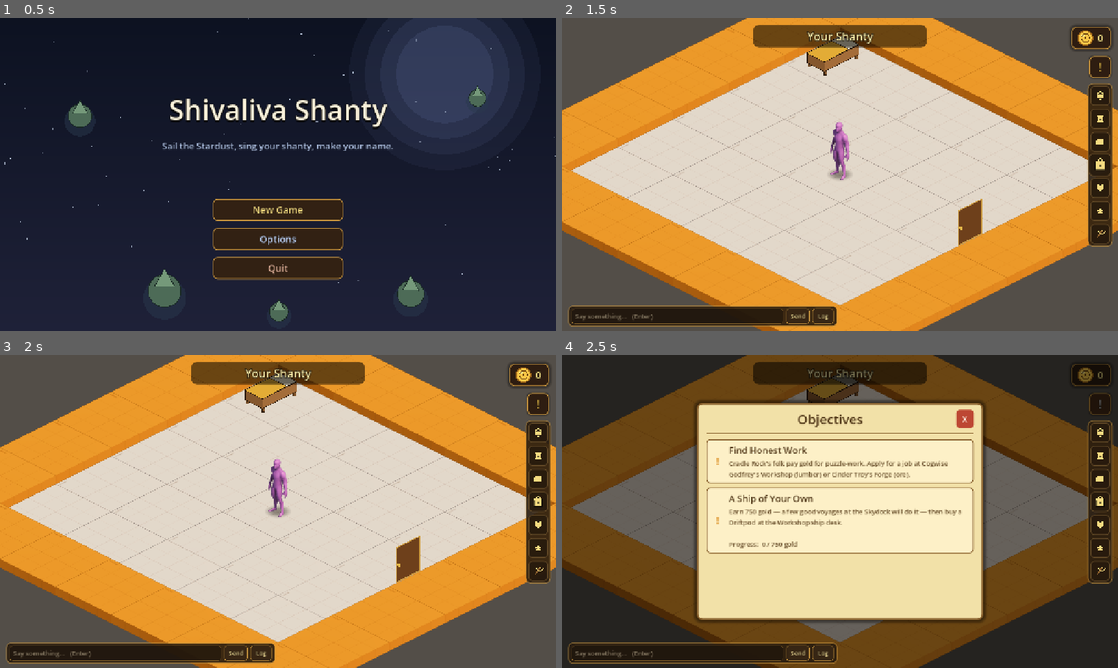
Above: before the commit, frames 1-4 (two rows, left to right).
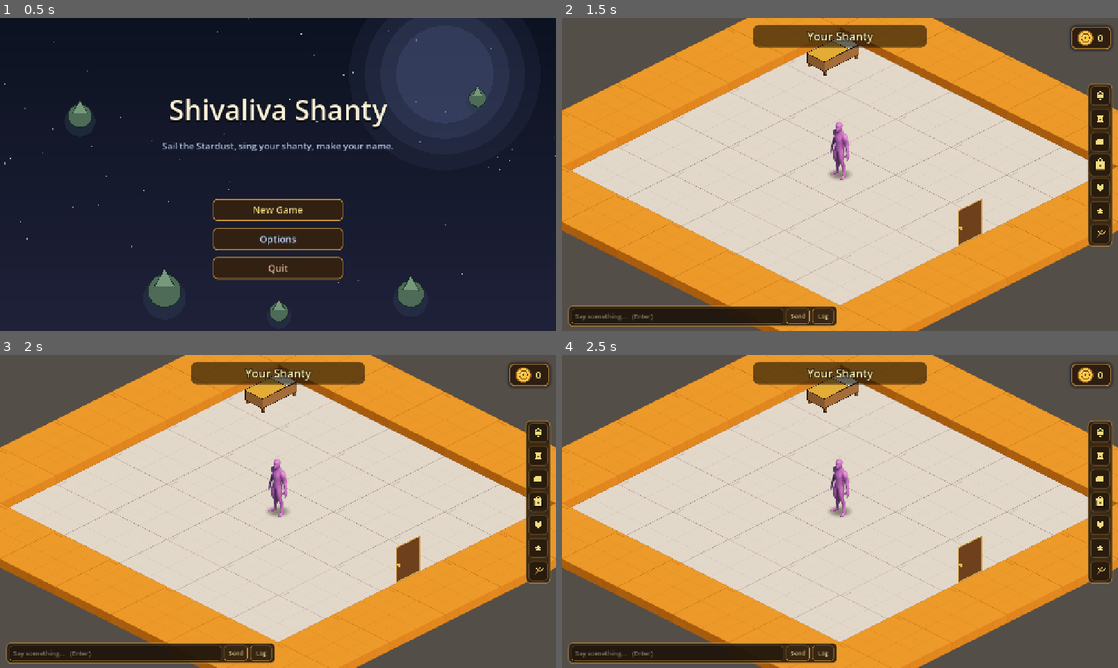
Above: after the commit, the same moments.

Repository: TairoyZone/shivaliva-shanty
Game: Godot game, scene res://main.tscn
Same seed, same stepped clock (60 frames per second), same inputs: the game is played once before the commit and once after it.
Inputs (mouse positions are in pixels of both pictures, inside the frame that each line leads up to):
- Up to frame 1 (0.5 s): no input
- Up to frame 2 (1.5 s): click "New Game" at 0.5 s; click "Let's get to it" at 1.25 s
- Up to frame 3 (2 s): no input
- Up to frame 4 (2.5 s): click (1101, 405) at 2 s, where only the run before the commit has a clickable "!"

Frame 1 is identical in both runs. In frame 2, 0.3% of the frame differs, in the area x 94-99%, y 12-20%; in frame 3, 0.3%; in frame 4, 93%, in the area x 0-100%, y 0-100%.

Commit message:
refactor(ui): retire the '!' journal popup — Objectives live only in the Sunshine Widget tab
Per Troy. Deleted the JournalButton + JournalPanel (node, scene, script, the objective_style stylebox) and
all HUD wiring (_refresh_journal, _toggle_journal, the badge tween, the open-guards, the dead _menu_btn_style).
J now opens the panel's Objectives tab. The HUD is just the purse now. Updated CLAUDE.md (HUD + new UserPanel
entry) + the PlayerState quest doc-comment. Verified: headless scan loads the HUD + every scene, no journal refs.

Co-Authored-By: Claude Opus 4.8 (1M context) <noreply@anthropic.com>

Diff:
--- a/autoloads/player_state.gd
+++ b/autoloads/player_state.gd
@@ -1036,7 +1036,7 @@
 
 ## The player's quest log, as an ordered Array of {title, detail, done}.
 ## Derived purely from progress flags (no stored quest state), so quests
-## tick themselves done. Drives the [JournalPanel]. Add entries here as the
+## tick themselves done. Drives the user panel's Objectives tab. Add entries here as the
 ## game grows; keep the first-ship line as the spine for now.
 func current_quests() -> Array:
 
--- a/interface/hud.gd
+++ b/interface/hud.gd
@@ -41,8 +41,6 @@
 
 @onready var _purse : PanelContainer = %Purse
 @onready var _coin_label : Label = %CoinLabel
-@onready var _journal_button : Button = %JournalButton
-@onready var _journal_panel : JournalPanel = %JournalPanel
 
 ## What's currently rendered in the label — may lag behind
 ## [member PlayerState.total_coins] mid-tween. Tweens animate
@@ -51,7 +49,6 @@
 var _count_tween : Tween
 var _bounce_tween : Tween
 var _shake_tween : Tween
-var _journal_modulate_tween : Tween   # tweens the "!" badge bright/dim so the state change shows, never pops
 ## Most-recent total received from [signal PlayerState.coins_changed]
 ## while this HUD was hidden (i.e. inside a puzzle scene). -1 means
 ## "no deferred change." Flushed by [method flush_pending_change] when
@@ -82,21 +79,8 @@
 	# The bag BUMPS when the inventory changes (you picked up wood/ore). If that happened while hidden
 	# (inside a puzzle), replay it on return so the gain isn't silent (see flush_pending_wood_change).
 	PlayerState.inventory_changed.connect(_on_inventory_changed)
-	# Journal button — wire the click and keep its "!" badge in sync with
-	# whether any quest is still open (recompute on every input to a goal).
-	_journal_button.pressed.connect(_toggle_journal)
-	# Give the journal button the same 3-state brass styling as the quick-menu column below it — the .tscn
-	# assigned ONE inert style to normal/hover/pressed, so it gave no hover/press affordance. Unifies the
-	# right-side column (keeps the bold "!" font from the .tscn).
-	for i in 3:
-		_journal_button.add_theme_stylebox_override(["normal", "hover", "pressed"][i], _menu_btn_style(i))
-	PlayerState.objective_changed.connect(_refresh_journal)
-	PlayerState.coins_changed.connect(_refresh_journal)
-	PlayerState.ships_changed.connect(_refresh_journal)
-	PlayerState.lumber_stock_changed.connect(_refresh_journal)
-	_refresh_journal()
-	# (The old right-side quick-menu was removed 2026-06-07 — its functions live in the user panel's LEFT tab
-	# rail now: Tutorial / Backpack / Hearts / Profile + a Jobs launcher. See InventoryPanel.)
+	# (The old right-side quick-menu + the "!" journal popup were retired — their functions live in the user
+	# panel's tab rail now: Ayo! · Objectives · Tutorials · Backpack · Hearts · Profile + a Jobs launcher.)
 	# Self-heal: if coins changed while hidden (inside a puzzle), replay
 	# the purse animation the moment the HUD becomes visible again —
 	# rather than depending on a caller remembering to flush. (Audit
@@ -113,41 +97,6 @@
 	_purse.pivot_offset = _purse.size * 0.5
 
 
-# Keep the journal button's "!" badge bright when a quest is still open,
-# dim when everything's done. If the journal is open, refresh its list in
-# place so live gold/lumber progress updates as the player reads.
-# Connected to coins_changed / lumber_stock_changed (which pass an int) —
-# Godot lets a zero-arg callable bind to a signal with extra args.
-func _refresh_journal(_unused = null) -> void:
-
-	if is_instance_valid(_journal_button):
-		# TWEEN the bright/dim so the badge lighting up (new objective) / dimming (all done) SHOWS as a
-		# transition, never an instant pop (animate-everything). Only re-tween when the target changes, since
-		# this fires on every gold/lumber tick.
-		var target : Color = (Color(1, 1, 1, 1) if PlayerState.has_active_quests()
-			else Color(0.72, 0.72, 0.72, 0.8))
-		if not _journal_button.modulate.is_equal_approx(target):
-			if _journal_modulate_tween != null and _journal_modulate_tween.is_valid():
-				_journal_modulate_tween.kill()
-			_journal_modulate_tween = create_tween()
-			_journal_modulate_tween.tween_property(_journal_button, "modulate", target, 0.25) \
-				.set_trans(Tween.TRANS_QUAD).set_ease(Tween.EASE_OUT)
-	if is_instance_valid(_journal_panel):
-		_journal_panel.refresh_if_open()
-
-
-# Open / close the Journal. Won't stack over the open backpack, and is
-# disabled while the HUD is hidden (inside a puzzle).
-func _toggle_journal() -> void:
-
-	ChatBox.drop_focus()   # a mouse click on a HUD button leaves the chat bar (no stuck focus / world-freeze)
-	if not visible:
-		return
-	if UserPanel.is_open():
-		return
-	_journal_panel.toggle()
-
-
 # R opens the backpack straight to its Hearts tab — the Stardew-style
 # social-page shortcut. Same path the Hearts menu button uses.
 func _open_hearts() -> void:
@@ -165,36 +114,12 @@
 		return
 	if Overlay.is_active and not UserPanel.is_open():
 		return
-	if _journal_panel.is_open():
-		return
 	if UserPanel.is_open() and UserPanel.current_tab() == tab:
 		UserPanel.close()
 	else:
 		UserPanel.open(tab)
 
 
-# The journal "!" button reuses this brass style (the right-side quick-menu that also used it was removed
-# 2026-06-07 — its icons moved to the user panel's left tab rail).
-# state: 0 = normal, 1 = hover, 2 = pressed.
-func _menu_btn_style(state: int) -> StyleBoxFlat:
-
-	var s : StyleBoxFlat = StyleBoxFlat.new()
-	var bg : Color = Color(0.18, 0.11, 0.06, 0.94)
-	if state == 1:
-		bg = Color(0.27, 0.17, 0.09, 0.97)
-	elif state == 2:
-		bg = Color(0.13, 0.08, 0.04, 0.97)
-	s.bg_color = bg
-	s.border_color = Palette.BRASS_FRAME   # the ONE brass source of truth (was a hand-typed duplicate)
-	s.set_border_width_all(2)
-	s.set_corner_radius_all(10)
-	s.content_margin_left = 14
-	s.content_margin_right = 14
-	s.content_margin_top = 6
-	s.content_margin_bottom = 6
-	s.shadow_color = Color(0, 0, 0, 0.35)
-	s.shadow_size = 4
-	return s
 
 
 # --- Inventory open/close --------------------------------------------
@@ -248,7 +173,7 @@
 		_on_escape()          # ESC: close whatever's open, else open the pause menu (Troy 2026-06-07)
 		get_viewport().set_input_as_handled()
 	elif event is InputEventKey and event.pressed and not event.echo and event.keycode == KEY_J:
-		_toggle_journal()
+		UserPanel.open("objectives")   # J → the Objectives tab (the "!" journal popup was retired)
 		get_viewport().set_input_as_handled()
 	elif event is InputEventKey and event.pressed and not event.echo and event.keycode == KEY_I:
 		_toggle_inventory()   # the backpack key the docs have always promised (alongside ESC)
@@ -263,16 +188,12 @@
 func _on_visibility_changed() -> void:
 
 	if not visible:
-		# Safety: never leave a panel open while the HUD is hidden (e.g. entering a puzzle) — it would
-		# reappear when the HUD shows again. Close the journal AND the backpack (mirrors each other).
-		if is_instance_valid(_journal_panel) and _journal_panel.is_open():
-			_journal_panel.close()
+		# Safety: never leave the panel open while the HUD is hidden (e.g. entering a puzzle).
 		if is_instance_valid(UserPanel) and UserPanel.is_open():
 			UserPanel.close()
 		return
 	flush_pending_change()
 	flush_pending_wood_change()
-	_refresh_journal()
 
 
 ## A trophy was just earned — pop the notification on the tree ROOT so it shows even while
--- a/interface/hud.tscn
+++ b/interface/hud.tscn
@@ -1,26 +1,7 @@
-[gd_scene load_steps=5 format=3]
+[gd_scene load_steps=3 format=3]
 
 [ext_resource type="Script" uid="uid://djhc3s32u44d8" path="res://interface/hud.gd" id="1_hud"]
 [ext_resource type="Script" uid="uid://cm75oixjnm765" path="res://interface/coin_icon.gd" id="2_coin"]
-[ext_resource type="PackedScene" path="res://interface/journal_panel/journal_panel.tscn" id="4_journal"]
-
-[sub_resource type="StyleBoxFlat" id="objective_style"]
-content_margin_left = 18.0
-content_margin_top = 6.0
-content_margin_right = 18.0
-content_margin_bottom = 6.0
-bg_color = Color(0.12, 0.09, 0.05, 0.9)
-border_width_left = 2
-border_width_top = 2
-border_width_right = 2
-border_width_bottom = 2
-border_color = Color(0.7, 0.55, 0.28, 0.95)
-corner_radius_top_left = 10
-corner_radius_top_right = 10
-corner_radius_bottom_right = 10
-corner_radius_bottom_left = 10
-shadow_color = Color(0, 0, 0, 0.4)
-shadow_size = 6
 
 [sub_resource type="StyleBoxFlat" id="purse_style"]
 content_margin_left = 14.0
@@ -82,27 +63,3 @@
 theme_override_font_sizes/font_size = 22
 text = "0"
 vertical_alignment = 1
-
-[node name="JournalButton" type="Button" parent="."]
-unique_name_in_owner = true
-anchor_left = 1.0
-anchor_right = 1.0
-offset_left = -66.0
-offset_top = 88.0
-offset_right = -16.0
-offset_bottom = 138.0
-grow_horizontal = 0
-focus_mode = 0
-tooltip_text = "Objectives (J) — your current goals"
-theme_override_styles/normal = SubResource("objective_style")
-theme_override_styles/hover = SubResource("objective_style")
-theme_override_styles/pressed = SubResource("objective_style")
-theme_override_colors/font_color = Color(0.96, 0.78, 0.3, 1)
-theme_override_colors/font_outline_color = Color(0, 0, 0, 0.85)
-theme_override_constants/outline_size = 4
-theme_override_font_sizes/font_size = 26
-text = "!"
-
-[node name="JournalPanel" parent="." instance=ExtResource("4_journal")]
-unique_name_in_owner = true
-visible = false
--- a/interface/journal_panel/journal_panel.gd
+++ /dev/null
@@ -1,292 +0,0 @@
-## The Journal — a Stardew-style quest log. Opened from the HUD journal
-## button (or the J key); lists the player's current quests (from
-## [method PlayerState.current_quests]) on a parchment panel, each with a
-## status marker + detail. Pauses the tree while open (so the player can't
-## wander off) and owns its own close input, mirroring the IntroOverlay /
-## HiringBoard modal pattern.
-##
-## Lives as a hidden child of the [HUD]; toggle() shows/hides it and
-## rebuilds the list from current progress each time it opens.
-class_name JournalPanel
-extends Control
-
-
-## Parchment palette (matches the HiringBoard poster).
-const COLOR_PARCHMENT : Color = Color(0.95, 0.88, 0.66, 1.0)
-const COLOR_CARD : Color = Color(0.99, 0.94, 0.78, 1.0)
-const COLOR_CARD_DONE : Color = Color(0.86, 0.82, 0.68, 1.0)
-const COLOR_INK : Color = Color(0.30, 0.20, 0.08, 1.0)
-const COLOR_INK_SOFT : Color = Color(0.42, 0.32, 0.18, 1.0)
-const COLOR_INK_DONE : Color = Color(0.52, 0.47, 0.36, 1.0)
-const COLOR_FRAME : Color = Color(0.52, 0.36, 0.16, 1.0)
-
-var _list : VBoxContainer
-var _panel : PanelContainer   # the centred parchment card — pop-in target on open
-var _open : bool = false
-
-
-func _ready() -> void:
-
-	# Cover the whole screen; eat clicks behind the panel; stay live while
-	# the tree is paused so the buttons + close input still work.
-	set_anchors_preset(Control.PRESET_FULL_RECT)
-	mouse_filter = Control.MOUSE_FILTER_STOP
-	process_mode = Node.PROCESS_MODE_ALWAYS
-	visible = false
-	_build_chrome()
-
-
-func is_open() -> bool:
-
-	return _open
-
-
-func toggle() -> void:
-
-	if _open:
-		close()
-	else:
-		open()
-
-
-func open() -> void:
-
-	if _open:
-		return
-	_rebuild_list()
-	visible = true
-	_open = true
-	get_tree().paused = true
-	# Appear with a soft fade + pop rather than a hard pop-in (animate-everything). This panel is
-	# PROCESS_MODE_ALWAYS, so the tweens run despite the pause this open triggers.
-	Juice.fade_in(self, 0.16)
-	if _panel != null:
-		Juice.pop_in(_panel, 0.28)
-
-
-func close() -> void:
-
-	if not _open:
-		return
-	visible = false
-	_open = false
-	get_tree().paused = false
-
-
-## Rebuild the list in place if the journal is currently open — lets the
-## HUD reflect live gold/lumber progress while the player reads it.
-func refresh_if_open() -> void:
-
-	if _open:
-		_rebuild_list()
-
-
-func _unhandled_input(event: InputEvent) -> void:
-
-	if not _open:
-		return
-	if event.is_action_pressed("ui_cancel") \
-			or (event is InputEventKey and event.pressed and not event.echo and event.keycode == KEY_J):
-		close()
-		get_viewport().set_input_as_handled()
-
-
-# --- UI construction -------------------------------------------------
-
-func _build_chrome() -> void:
-
-	# Dimmer behind the panel.
-	var dim : ColorRect = ColorRect.new()
-	dim.color = Color(0, 0, 0, 0.55)
-	dim.set_anchors_preset(Control.PRESET_FULL_RECT)
-	dim.mouse_filter = Control.MOUSE_FILTER_STOP
-	add_child(dim)
-
-	# Centered parchment panel.
-	var panel : PanelContainer = PanelContainer.new()
-	panel.add_theme_stylebox_override("panel", _parchment_style())
-	panel.anchor_left = 0.5
-	panel.anchor_top = 0.5
-	panel.anchor_right = 0.5
-	panel.anchor_bottom = 0.5
-	panel.offset_left = -330.0
-	panel.offset_top = -250.0
-	panel.offset_right = 330.0
-	panel.offset_bottom = 250.0
-	panel.grow_horizontal = Control.GROW_DIRECTION_BOTH
-	panel.grow_vertical = Control.GROW_DIRECTION_BOTH
-	add_child(panel)
-	_panel = panel
-
-	var vbox : VBoxContainer = VBoxContainer.new()
-	vbox.add_theme_constant_override("separation", 12)
-	panel.add_child(vbox)
-
-	# Header row: title + close button.
-	var header : HBoxContainer = HBoxContainer.new()
-	vbox.add_child(header)
-	var title : Label = Label.new()
-	title.text = "Objectives"
-	title.add_theme_font_size_override("font_size", 30)
-	title.add_theme_color_override("font_color", COLOR_INK)
-	title.size_flags_horizontal = Control.SIZE_EXPAND_FILL
-	title.horizontal_alignment = HORIZONTAL_ALIGNMENT_CENTER
-	header.add_child(title)
-	var close_btn : Button = _make_close_button()
-	close_btn.pressed.connect(close)
-	header.add_child(close_btn)
-
-	# Divider.
-	var rule : ColorRect = ColorRect.new()
-	rule.color = COLOR_FRAME
-	rule.custom_minimum_size = Vector2(0, 2)
-	vbox.add_child(rule)
-
-	# Scrollable quest list.
-	var scroll : ScrollContainer = ScrollContainer.new()
-	scroll.size_flags_vertical = Control.SIZE_EXPAND_FILL
-	scroll.horizontal_scroll_mode = ScrollContainer.SCROLL_MODE_DISABLED
-	vbox.add_child(scroll)
-	_list = VBoxContainer.new()
-	_list.add_theme_constant_override("separation", 10)
-	_list.size_flags_horizontal = Control.SIZE_EXPAND_FILL
-	scroll.add_child(_list)
-
-
-func _rebuild_list() -> void:
-
-	for child in _list.get_children():
-		child.queue_free()
-	var shown : int = 0
-	for quest in PlayerState.current_quests():
-		# Finished objectives drop off the log — show only what's still open.
-		if bool(quest.get("done", false)):
-			continue
-		_list.add_child(_make_quest_card(quest))
-		shown += 1
-	if shown == 0:
-		_list.add_child(_make_empty_notice())
-
-
-# Shown when there's nothing open — keeps the panel from reading as broken
-# and nudges the player toward the cozy side-content.
-func _make_empty_notice() -> Control:
-
-	var label : Label = Label.new()
-	label.text = "All caught up!\n\nWander Cradle Rock and talk to the folk — some may ask a small favour."
-	label.add_theme_font_size_override("font_size", 17)
-	label.add_theme_color_override("font_color", COLOR_INK_SOFT)
-	label.horizontal_alignment = HORIZONTAL_ALIGNMENT_CENTER
-	label.autowrap_mode = TextServer.AUTOWRAP_WORD
-	return label
-
-
-func _make_quest_card(quest: Dictionary) -> Control:
-
-	var done : bool = bool(quest.get("done", false))
-	var card : PanelContainer = PanelContainer.new()
-	card.add_theme_stylebox_override("panel", _card_style(done))
-	card.size_flags_horizontal = Control.SIZE_EXPAND_FILL
-
-	var row : HBoxContainer = HBoxContainer.new()
-	row.add_theme_constant_override("separation", 12)
-	card.add_child(row)
-
-	# Status marker.
-	var marker : Label = Label.new()
-	marker.text = "v" if done else "!"
-	marker.add_theme_font_size_override("font_size", 24)
-	marker.add_theme_color_override("font_color",
-		Color(0.34, 0.62, 0.30, 1.0) if done else Color(0.86, 0.56, 0.14, 1.0))
-	marker.custom_minimum_size = Vector2(26, 0)
-	marker.horizontal_alignment = HORIZONTAL_ALIGNMENT_CENTER
-	marker.vertical_alignment = VERTICAL_ALIGNMENT_CENTER
-	row.add_child(marker)
-
-	# Title + detail.
-	var col : VBoxContainer = VBoxContainer.new()
-	col.add_theme_constant_override("separation", 4)
-	col.size_flags_horizontal = Control.SIZE_EXPAND_FILL
-	row.add_child(col)
-	var title : Label = Label.new()
-	title.text = String(quest.get("title", ""))
-	title.add_theme_font_size_override("font_size", 21)
-	title.add_theme_color_override("font_color", COLOR_INK_DONE if done else COLOR_INK)
-	col.add_child(title)
-	var detail : Label = Label.new()
-	detail.text = String(quest.get("detail", ""))
-	detail.add_theme_font_size_override("font_size", 15)
-	detail.add_theme_color_override("font_color", COLOR_INK_DONE if done else COLOR_INK_SOFT)
-	detail.autowrap_mode = TextServer.AUTOWRAP_WORD
-	col.add_child(detail)
-	return card
-
-
-func _parchment_style() -> StyleBoxFlat:
-
-	var s : StyleBoxFlat = StyleBoxFlat.new()
-	s.bg_color = COLOR_PARCHMENT
-	s.border_color = COLOR_FRAME
-	s.border_width_left = 4
-	s.border_width_top = 4
-	s.border_width_right = 4
-	s.border_width_bottom = 4
-	s.corner_radius_top_left = 12
-	s.corner_radius_top_right = 12
-	s.corner_radius_bottom_right = 12
-	s.corner_radius_bottom_left = 12
-	s.content_margin_left = 22
-	s.content_margin_right = 22
-	s.content_margin_top = 16
-	s.content_margin_bottom = 18
-	s.shadow_color = Color(0, 0, 0, 0.5)
-	s.shadow_size = 10
-	return s
-
-
-func _card_style(done: bool) -> StyleBoxFlat:
-
-	var s : StyleBoxFlat = StyleBoxFlat.new()
-	s.bg_color = COLOR_CARD_DONE if done else COLOR_CARD
-	s.border_color = COLOR_FRAME
-	s.border_width_left = 2
-	s.border_width_top = 2
-	s.border_width_right = 2
-	s.border_width_bottom = 2
-	s.corner_radius_top_left = 8
-	s.corner_radius_top_right = 8
-	s.corner_radius_bottom_right = 8
-	s.corner_radius_bottom_left = 8
-	s.content_margin_left = 14
-	s.content_margin_right = 14
-	s.content_margin_top = 10
-	s.content_margin_bottom = 10
-	return s
-
-
-func _make_close_button() -> Button:
-
-	var btn : Button = Button.new()
-	btn.text = "X"
-	btn.focus_mode = Control.FOCUS_NONE
-	btn.add_theme_font_size_override("font_size", 20)
-	btn.custom_minimum_size = Vector2(40, 40)
-	for state in ["normal", "hover", "pressed"]:
-		var sb : StyleBoxFlat = StyleBoxFlat.new()
-		var bg : Color = Color(0.74, 0.28, 0.20, 1.0)
-		if state == "hover":
-			bg = bg.lightened(0.12)
-		elif state == "pressed":
-			bg = bg.darkened(0.12)
-		sb.bg_color = bg
-		sb.corner_radius_top_left = 8
-		sb.corner_radius_top_right = 8
-		sb.corner_radius_bottom_right = 8
-		sb.corner_radius_bottom_left = 8
-		sb.content_margin_left = 8
-		sb.content_margin_right = 8
-		sb.content_margin_top = 4
-		sb.content_margin_bottom = 4
-		btn.add_theme_stylebox_override(state, sb)
-	btn.add_theme_color_override("font_color", Color(1, 0.95, 0.9, 1))
-	return btn
--- a/interface/journal_panel/journal_panel.tscn
+++ /dev/null
@@ -1,8 +0,0 @@
-[gd_scene load_steps=2 format=3]
-
-[ext_resource type="Script" path="res://interface/journal_panel/journal_panel.gd" id="1_journal"]
-
-[node name="JournalPanel" type="Control"]
-layout_mode = 3
-anchors_preset = 15
-script = ExtResource("1_journal")
Not shown, removed: interface/journal_panel/journal_panel.gd.uid
Not shown, changed: CLAUDE.md
